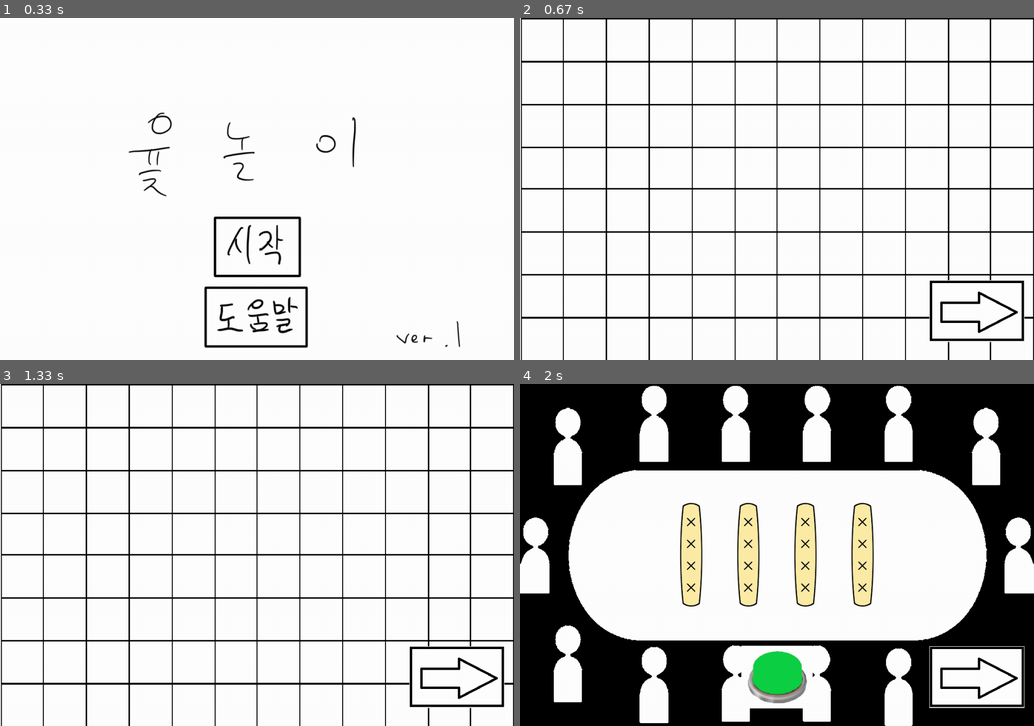
Above: before the commit, frames 1-4 (two rows, left to right).
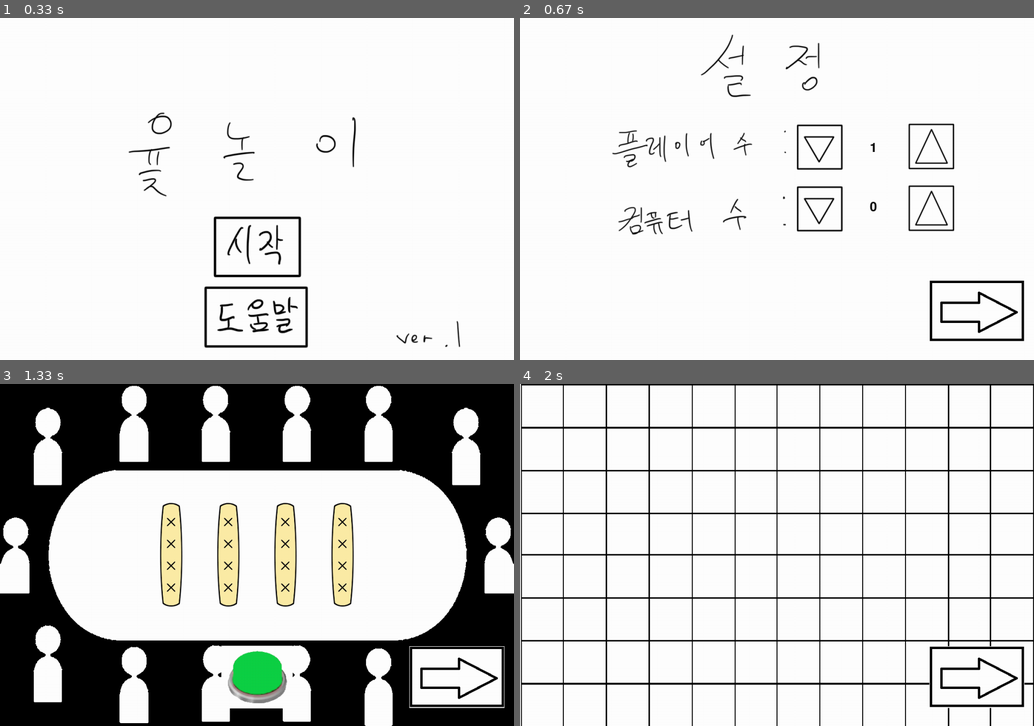
Above: after the commit, the same moments.

Repository: Castella99/pygameproject
Game: pygame game, started from main.py
Same seed, same stepped clock (60 frames per second), same inputs: the game is played once before the commit and once after it.
Inputs (mouse positions are in pixels of both pictures, inside the frame that each line leads up to):
- Up to frame 1 (0.33 s): no input
- Up to frame 2 (0.67 s): press the mouse at (777, 247) at 0.37 s; move the mouse to (694, 257) at 0.47 s; release the mouse at (617, 267) at 0.6 s
- Up to frame 3 (1.33 s): press the mouse at (457, 678) at 0.7 s; move the mouse to (272, 575) at 0.8 s; release the mouse at (82, 472) at 0.93 s; press the mouse at (457, 678) at 1.03 s; move the mouse to (421, 643) at 1.13 s; release the mouse at (390, 609) at 1.27 s
- Up to frame 4 (2 s): press the mouse at (777, 678) at 1.37 s; move the mouse to (689, 599) at 1.47 s; release the mouse at (602, 520) at 1.6 s; press the mouse at (977, 678) at 1.7 s; move the mouse to (782, 609) at 1.8 s; release the mouse at (586, 544) at 1.93 s

Frame 1 is identical in both runs. In frame 2, 10% of the frame differs, in the area x 0-100%, y 0-100%; in frame 3, 52%; in frame 4, 52%.

Commit message:
setting화면

Diff:
--- a/Meeple.py
+++ /dev/null
@@ -1,9 +0,0 @@
-from Prototypegame import *
-import os
-
-
-class Meeple(Prototype):
-    path = os.path.dirname(os.path.abspath(__file__))
-
-    def __init__(self):
-        super().__init__()
--- a/YutGame.py
+++ b/YutGame.py
@@ -24,6 +24,7 @@
     board = False
     table = False
     green = False
+    setting = False
 
     current_time = 0
     index = 0
@@ -66,8 +67,6 @@
                     self.title_screen = False
                     self.setting_screen = True
                     self.setting = True
-                    self.game_screen = True
-                    self.board = True
                 # 도움버튼을 누르면 규칙 설명 화면으로 넘어감
                 elif self.help_button.rect.collidepoint(event.pos):
                     self.help = True
--- a/main.py
+++ b/main.py
@@ -9,17 +9,7 @@
         game.show_title_screen()  # 시작부분 이벤트와 화면그리기 (게임 초기 설정 추가 예정)
         pygame.display.update()
 
-    while game.game_screen:  # 중간 부분
-        game.main_events()  # 게임 이벤트 (게임 말 이동, 플레이어 순서 추가 예정)
-        game.check()  # 승패 체크(미구현)
-        game.show_game_screen()  # 화면그리기 (보드판, 게임 말 추가예정)
-        pygame.display.update()
-
-    while game.ending_screen:  # 끝 부분
-        game.show_ending_screem()  # 끝 부분 이벤트와 화면그리기 (승자 패자 화면 출력 추가 예정)
-        pygame.display.update()
-
-    while game.setting_screen :
+    while game.setting_screen : # 세팅 화면 구현
         game.show_setting_screen()
         pygame.display.update()
 
--- a/tempCodeRunnerFile.py
+++ /dev/null
@@ -1,2 +0,0 @@
-
-        game.show_setting_screen()
